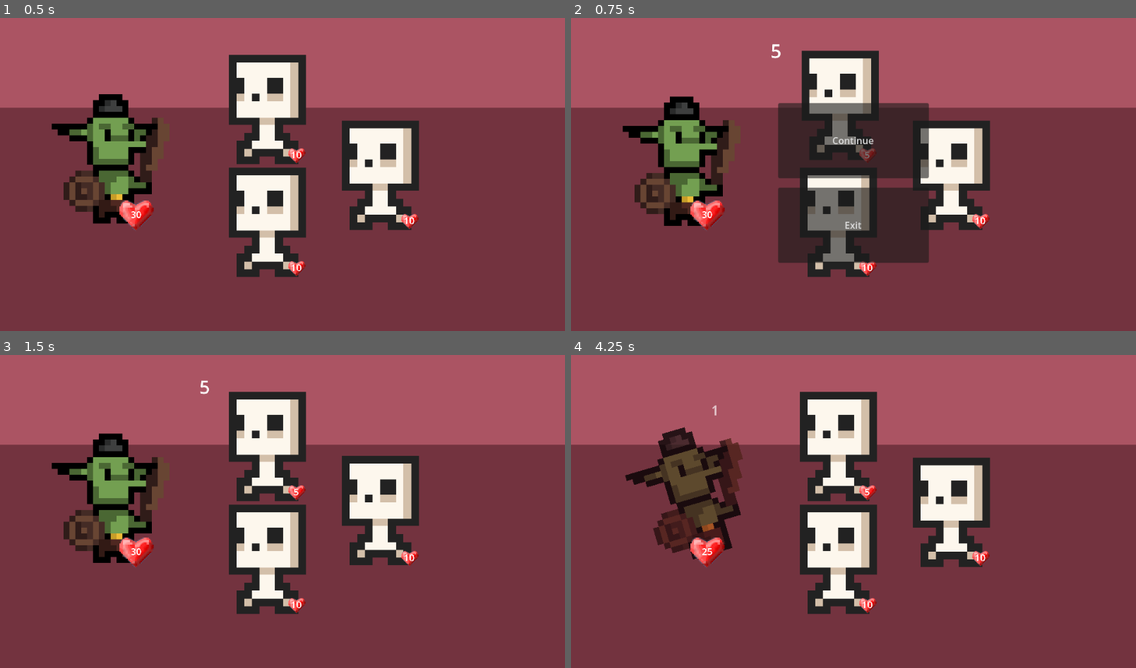
Above: before the commit, frames 1-4 (two rows, left to right).
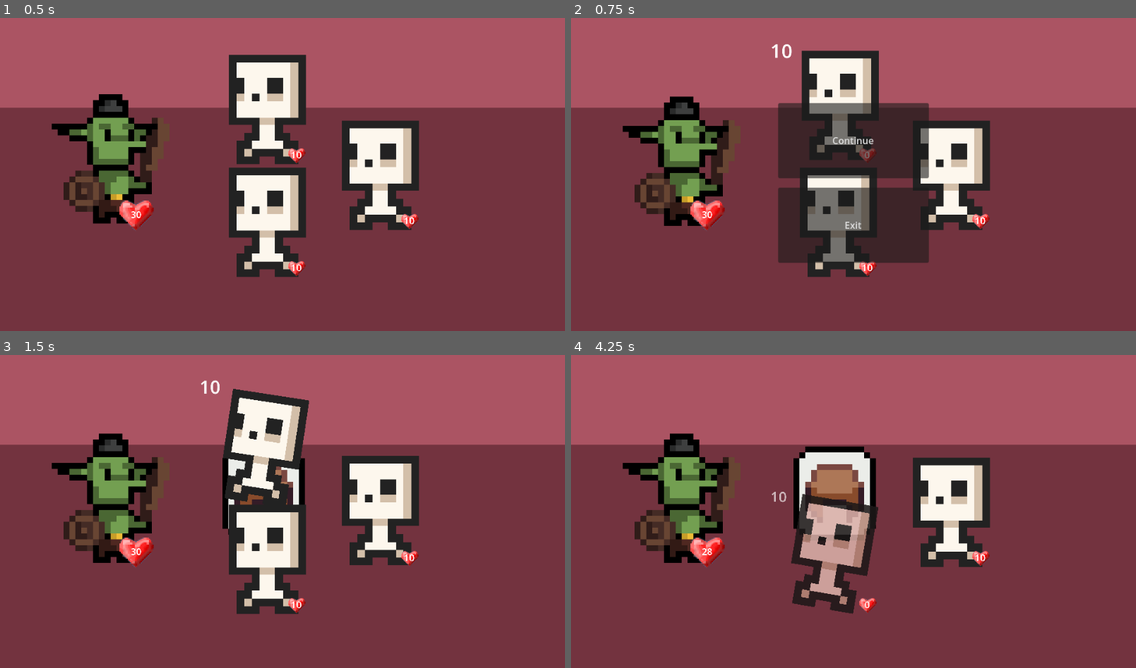
Above: after the commit, the same moments.

Repository: jakmik2/rogue-cards
Game: Godot game, scene res://scenes/Arena.tscn
Same seed, same stepped clock (60 frames per second), same inputs: the game is played once before the commit and once after it.
Inputs (mouse positions are in pixels of both pictures, inside the frame that each line leads up to):
- Up to frame 1 (0.5 s): no input
- Up to frame 2 (0.75 s): move the mouse to (977, 155) at 0.52 s; hold Up (ui_up) from 0.53 s (still down); tap Space (ui_select, bound only before the commit) at 0.6 s
- Up to frame 3 (1.5 s): click (406, 492) at 0.77 s; click (406, 492) at 0.8 s; click (406, 492) at 1.07 s; release Up (ui_up) at 1.25 s; click "Continue" at 1.25 s
- Up to frame 4 (4.25 s): move the mouse to (740, 524) at 2.02 s; click (740, 524) at 2.1 s; click (740, 524) at 2.27 s; tap Space (ui_select, bound only before the commit) at 2.3, 2.85 s; click (740, 524) at 2.57 s; move the mouse to (910, 439) at 2.77 s; hold Up (ui_up) 2.78-3.5 s; click (910, 439) at 3.05 s; click "Continue" at 3.5 s

Frame 1 is identical in both runs. In frame 2, 0.1% of the frame differs, in the area x 35-53%, y 8-45%; in frame 3, 2.8%; in frame 4, 14%, in the area x 9-55%, y 11-83%.

Commit message:
added loot_code and replaced existing functionality, added rudimentary deck/equipment operations, updated sprites

Diff:
--- a/project.godot
+++ b/project.godot
@@ -31,6 +31,14 @@
 
 project/assembly_name="Cards of Fate"
 
+[input]
+
+ui_select={
+"deadzone": 0.5,
+"events": [Object(InputEventMouseButton,"resource_local_to_scene":false,"resource_name":"","device":-1,"window_id":0,"alt_pressed":false,"shift_pressed":false,"ctrl_pressed":false,"meta_pressed":false,"button_mask":0,"position":Vector2(0, 0),"global_position":Vector2(0, 0),"factor":1.0,"button_index":1,"canceled":false,"pressed":false,"double_click":false,"script":null)
+]
+}
+
 [rendering]
 
 textures/canvas_textures/default_texture_filter=0
--- a/scenes/Arena.tscn
+++ b/scenes/Arena.tscn
@@ -23,15 +23,15 @@
 [node name="Player" parent="." instance=ExtResource("3_xsis2")]
 position = Vector2(192, 353.256)
 
-[node name="LootBacking" type="ColorRect" parent="."]
+[node name="Loot" type="Node2D" parent="."]
+
+[node name="LootBacking" type="ColorRect" parent="Loot"]
 visible = false
 offset_top = 160.0
 offset_right = 960.0
 offset_bottom = 376.0
 mouse_filter = 2
 color = Color(1, 1, 1, 0.560784)
-
-[node name="Loot" type="Node2D" parent="."]
 
 [node name="Mobs" type="Node2D" parent="."]
 scale = Vector2(1, 1.01909)
@@ -59,5 +59,7 @@
 offset_bottom = 424.0
 text = "Exit"
 
+[node name="DelayTimer" type="Timer" parent="."]
+
 [connection signal="pressed" from="UI/PauseReturn" to="." method="_on_close_button_pressed"]
 [connection signal="pressed" from="UI/ExitButton" to="." method="_on_exit_button_pressed"]
--- a/scenes/Card.tscn
+++ b/scenes/Card.tscn
@@ -1,10 +1,8 @@
-[gd_scene load_steps=3 format=3 uid="uid://c6lwndeghysv5"]
+[gd_scene load_steps=2 format=3 uid="uid://c6lwndeghysv5"]
 
 [ext_resource type="Script" path="res://scripts/Card.gd" id="1_b0rvh"]
-[ext_resource type="Texture2D" uid="uid://c8tey0uxo5kh" path="res://sprites/drops/monster-drop.png" id="2_sklu1"]
 
 [node name="Card" type="Node2D"]
 script = ExtResource("1_b0rvh")
 
 [node name="Sprite" type="Sprite2D" parent="."]
-texture = ExtResource("2_sklu1")
--- a/scenes/Loot.tscn
+++ b/scenes/Loot.tscn
@@ -1,7 +1,7 @@
 [gd_scene load_steps=4 format=3 uid="uid://dc7rp7wxhjss0"]
 
 [ext_resource type="Script" path="res://scripts/Loot.gd" id="1_58na1"]
-[ext_resource type="Texture2D" uid="uid://i2qrdraonycb" path="res://sprites/drops/blank-drop.png" id="2_ctvhm"]
+[ext_resource type="Texture2D" uid="uid://i2qrdraonycb" path="res://sprites/card/blank.png" id="2_qjk00"]
 
 [sub_resource type="RectangleShape2D" id="RectangleShape2D_8idy1"]
 size = Vector2(140, 160)
@@ -11,7 +11,7 @@
 
 [node name="Sprite" type="Sprite2D" parent="."]
 scale = Vector2(10, 10)
-texture = ExtResource("2_ctvhm")
+texture = ExtResource("2_qjk00")
 
 [node name="CollisionShape2D" type="CollisionShape2D" parent="."]
 shape = SubResource("RectangleShape2D_8idy1")
--- a/scripts/Arena.gd
+++ b/scripts/Arena.gd
@@ -6,8 +6,9 @@
 @onready var mobs : Node2D = $Mobs
 @onready var tooltip : Control = $UI/TextDisplay
 @onready var player_character : Player = $Player
-@onready var loot_backing : ColorRect = $LootBacking
+@onready var loot_backing : ColorRect = $Loot/LootBacking
 
+@onready var delay_timer : Timer = $DelayTimer
 @onready var exit_button : Button = $UI/ExitButton
 @onready var paused_button : Button = $UI/PauseReturn
 
@@ -129,7 +130,6 @@
 				current_state = CombatState.INACTIVE
 				player_character.kill()
 			elif (target.health <= 0 && source == player_character):
-				print("Got One!")
 				# remove enemy from list
 				enemies.pop_at(enemy_idx)
 				combat_order.pop_at(combat_order.find(target))
@@ -140,6 +140,8 @@
 				print("Congrats! You've won!\nCollect Loot to Continue.")
 				current_state = CombatState.INACTIVE
 				current_phase = Phase.LOOTING
+				delay_timer.start()
+				await delay_timer.timeout
 				end_combat()
 		else:
 			print("Big miss from %s" % source)
@@ -149,16 +151,30 @@
 
 func end_combat():
 	var loot_counter = 1
+
 	for loot in $Loot.get_children():
-		# collect loot and put it in an aesthetic order
-		loot.position.x = get_viewport_rect().size.x * loot_counter / ($Loot.get_child_count() + 1)
+		if loot.name == "LootBacking":
+			if $Loot.get_child_count() == 1:
+				# exit out of scene without looting
+				current_phase = Phase.FINISHED
+				end_looting()
+				return
+			else:
+				# skip loot backing and continue onto loot positions
+				continue
+
+		# collect loot and center it on the screen
+		loot.position.x = get_viewport_rect().size.x * loot_counter / ($Loot.get_child_count())
 		loot.position.y = get_viewport_rect().size.y / 2
 		loot_counter += 1
+
+	# show loot backing, proceed to looting phase
 	loot_backing.show()
 	current_phase = Phase.LOOTING
 
 func end_looting():
 	print("moving along. . .")
+	player_character.deck_to_global()
 	get_tree().change_scene_to_file("res://scenes/Overworld.tscn")
 
 func toggle_tooltip():
--- a/scripts/Global.gd
+++ b/scripts/Global.gd
@@ -41,17 +41,18 @@
 	"M" : "magic",
 }
 
-var MONSTERS = ["Skele", ]
+# TODO figure out how to select monsters
+enum Monsters { SKELE }
 
 var LOOT_DESCRIPTIONS = {
 	# Loot descriptions
-	"TAROT" : "Various uses",
-	"ATTACK" : "Buffs Hero Damage during fight.",
-	"DEFENSE" : "Buffs Hero Armor Class during fight.",
-	"MAGIC" : "Buffs Hero Crit Chance during fight.",
-	"UTILITY" : "Buffs Hero Speed during fight.",
-	"EQUIPMENT" : "Permanent Small Buff to Hero.",
-	"SPAWN" : "Buffs Monsters during fight, raises Rewards.",
+	"tarot" : "Various uses",
+	"attack" : "Buffs Hero Damage during fight.",
+	"defense" : "Buffs Hero Armor Class during fight.",
+	"magic" : "Buffs Hero Crit Chance during fight.",
+	"utility" : "Buffs Hero Speed during fight.",
+	"helm" : "Permanent Small Buff to Hero.",
+	"spawn" : "Buffs Monsters during fight, raises Rewards.",
 }
 
 var TAROT_CARDS = [ # numbered 0 to 21
@@ -73,22 +74,23 @@
 var stat_lookup = {
 	# PLAYER
 	"Player" : {
-		"health" : 30,
-		"armor_class" : 0,
-		"damage" : 5,
-		"speed" : 11,
-		"crit_chance" : 0,
-		"crit_damage" : 5,
+		"health"		: 30,
+		"armor_class"	: 0,
+		"damage"		: 10,
+		"speed"			: 11,
+		"crit_chance"	: 0,
+		"crit_damage"	: 5,
 	},
 	# MOBS
 	"Skele" : {
-		"health" : 10,
-		"armor_class" : 0,
-		"damage" : 1,
-		"speed" : 10,
-		"crit_chance" : 15,
-		"crit_damage" : 3,
+		"health"		: 10,
+		"armor_class"	: 0,
+		"damage"		: 1,
+		"speed"			: 10,
+		"crit_chance"	: 15,
+		"crit_damage"	: 3,
 	},
 }
 
 var current_arena_loadout : Array[String] = ["Skele0", "Skele0", "Skele0"]
+var current_player_deck : Array[String] = []
--- a/scripts/Loot.gd
+++ b/scripts/Loot.gd
@@ -1,12 +1,14 @@
 class_name Loot extends Area2D
 
-@onready var text_template = "res://scenes/UI/"
 var arena
 var player
 
-var loot = {}
-# UP NEXT TODO loot code
+@onready var text_template = "res://scenes/UI/"
+
+# 4 letter code (designed for expansion) that determines type of loot
 var loot_code
+
+var clicked = false
 
 
 func _ready():
@@ -14,58 +16,51 @@
 	player = arena.get_node("Player")
 
 func spawn() -> bool:
-	loot = LootManager.generate_loot()
-	if loot != {}:
-		if loot["card_type"]:
-			# change to appropriate sprite
-			get_child(0).texture = load(
-				"res://sprites/drops/" + get_loot_type() + "-drop.png"
-			)
-		else:
-			# must be equipment
-			get_child(0).texture = load(
-				"res://sprites/drops/" +
-				"equipment" + # LootManager.EquipmentCategory.keys()[loot["category"]] +
-				"-drop.png"
-			)
-		return true
+	loot_code = LootManager.generate_loot()
+
+	# set the sprite if applicable
+	set_loot_sprite()
+	return true if loot_code != "" else false
+
+func set_loot_sprite():
+	if loot_code == "":
+		return
+
+	var sprite_path = "res://sprites/"
+	# determine sprite_path dynamically depending on loot_code
+	if loot_code[0] == "C":
+		sprite_path += "card/" + Global.CARD_TYPE[loot_code[1]] + ".png"
 	else:
-		print("NO DROP")
-		return false
+		sprite_path += (
+			"equipment/" + Global.EQUIPMENT_CATEGORY[loot_code[0]] + \
+			"-" + Global.ITEM_MATERIAL[loot_code[1]] + ".png"
+		)
 
-func set_loot_sprite(code):
-	var sprite_lo = ""
-	if code[0] == "C":
-		sprite_lo += "card/"
-	else:
-		sprite_lo += "equipment/"
-
-	match code[1]:
-		"A":
-			pass
-		"L":
-			pass
-		"M":
-			pass
-
+	# set texture
+	get_node("Sprite").texture = load(sprite_path)
 
 func get_loot_type():
-	if loot["card_type"]:
-		return LootManager.CardType.keys()[loot["card_type"]]
+	if loot_code[0] == "C":
+		return Global.CARD_TYPE[loot_code[1]]
 	else:
-		#return LootManager.EquipmentCategory.keys()[loot["category"]]
-		return "EQUIPMENT"
+		return Global.EQUIPMENT_CATEGORY[loot_code[0]]
 
 func _on_mouse_click(_viewport, _event, _shape_idx):
 	if (
-		Input.is_mouse_button_pressed(MOUSE_BUTTON_LEFT) and
-		arena.current_phase == arena.Phase.LOOTING
+		Input.is_action_just_pressed("ui_select") and
+		arena.current_phase == arena.Phase.LOOTING and
+		not clicked
 	):
+		clicked = true
 		arena.hide_tooltip()
-		if get_parent().get_child_count() == 1:
+		if loot_code[0] == "C":
+			player.add_to_deck(loot_code.right(3))
+		else:
+			player.equipment_to_stats(loot_code)
+
+		if get_parent().get_child_count() == 2:
 			arena.current_phase = arena.Phase.FINISHED
 			arena.end_looting()
-		# Player.equipment_to_stats(equipment) | Player.add_to_deck(card)
 		queue_free()
 
 func _on_mouse_entered():
--- a/scripts/LootManager.gd
+++ b/scripts/LootManager.gd
@@ -12,11 +12,11 @@
 var category_drop_rates = {
 	# 50/50 for equipment or card
 	EquipmentCategory.CARD: 0.75,	# new card
-	EquipmentCategory.HELM: 0.05,	# health
-	EquipmentCategory.TORSO: 0.05,	# armor_class
-	EquipmentCategory.WEAPON: 0.05,	# damage
-	EquipmentCategory.BOOTS: 0.05,	# speed
-	EquipmentCategory.GLOVES: 0.05,	# crit chance or dmg
+	EquipmentCategory.HELM: 0.25,	# health
+	EquipmentCategory.TORSO: 0.00,	# armor_class
+	EquipmentCategory.WEAPON: 0.00,	# damage
+	EquipmentCategory.BOOTS: 0.00,	# speed
+	EquipmentCategory.GLOVES: 0.00,	# crit chance or dmg
 }
 
 # Define the drop rates for different materials
@@ -51,44 +51,24 @@
 
 
 # Main function to generate loot
-func generate_loot() -> Dictionary:
+func generate_loot() -> String:
 	if randf() > loot_drop_rate:
-		return {}  # No loot dropped
-
-	# If the category is armor/weapon, determine the material
-	var card_type = null
-	var material = null
-	var loot_code = ""
+		return ""  # No loot dropped
 
 	# Determine the category of equipment
-	var category = choose_category()
-	loot_code += str(EquipmentCategory.keys()[category])[0]
+	var loot_code = str(EquipmentCategory.keys()[choose_category()])[0]
 
-	if category == EquipmentCategory.CARD:
-		card_type = choose_card_type()
-		loot_code += str(CardType.keys()[card_type])[0]
+	# pick card_type if card or material if equipment
+	if loot_code[0] == "C":
+		loot_code += str(CardType.keys()[choose_card_type()])[0]
 	else:
-		material = choose_material()
-		loot_code += str(ItemMaterial.keys()[material])[0]
+		loot_code += str(ItemMaterial.keys()[choose_material()])[0]
 
 	# Determine the rarity and tier of the item
-	var rarity = choose_rarity()
-	var tier = choose_tier()
+	loot_code += str(ItemRarity.keys()[choose_rarity()])[0]
+	loot_code += str(ItemTier.keys()[choose_tier()])[0]
 
-	loot_code += str(ItemRarity.keys()[rarity])[0]
-	loot_code += str(ItemTier.keys()[tier])[0]
-
-	print(loot_code)
-	# Construct the loot dictionary
-	var loot = {
-		"category": category,
-		"material": material,
-		"card_type": card_type,
-		"rarity": rarity,
-		"tier": tier,
-	}
-
-	return loot
+	return loot_code
 
 # Helper function to choose an equipment category based on predefined drop rates
 func choose_category() -> int:
--- a/scripts/Player.gd
+++ b/scripts/Player.gd
@@ -1,20 +1,33 @@
 class_name Player extends BaseEntity
 
-var deck : Array[Loot]
+var deck : Array[String]
 var equipment_modifiers : Dictionary
+
+# placeholder/reminder for future use
+# TODO add equipment sprite to character
+# TODO add ability to add textures to the sprite??
+var equipment_sprite
 
 # Called when the node enters the scene tree for the first time.
 func _ready():
 	# override BaseEntity values
 	get_stats("Player")
+	deck = Global.current_player_deck
 
 # Called every frame. 'delta' is the elapsed time since the previous frame.
 func attempt_attack() -> int:
 	return await super.attempt_attack()
 
-func card_to_deck(card) -> void:
-	pass
+func add_to_deck(card) -> void:
+	print(card)
+	deck.append(card)
+	print(deck)
 
 func equipment_to_stats(equipment) -> void:
 	# TODO equipment conversion
-	pass
+	print("ADDED " + equipment + " TO PLAYER STATS")
+	Global.stat_lookup["Player"]["damage"] += 2
+	print("NEW DAMAGE: " + str(Global.stat_lookup["Player"]["damage"]))
+
+func deck_to_global() -> void:
+	Global.current_player_deck = deck
Renamed: sprites/equipment/helm-magic.png -> sprites/bases_or_alts/helm-arcanev1.png
Not shown, changed: sprites/bases_or_alts/helm-arcanev1.png.import
Binary file added: sprites/bases_or_alts/helm-arcanev2.png
Not shown, changed: sprites/bases_or_alts/helm-arcanev2.png.import
Binary file added: sprites/bases_or_alts/helm-leatherv1.png
Not shown, changed: sprites/bases_or_alts/helm-leatherv1.png.import
Binary file added: sprites/bases_or_alts/helm-metalv1.png
Not shown, changed: sprites/bases_or_alts/helm-metalv1.png.import
Binary file added: sprites/bases_or_alts/helm-metalv2.png
Not shown, changed: sprites/bases_or_alts/helm-metalv2.png.import
Renamed: sprites/drops/attack-drop.png -> sprites/card/attack.png
Not shown, added: sprites/card/attack.png.import
(and 17 more such lines)
